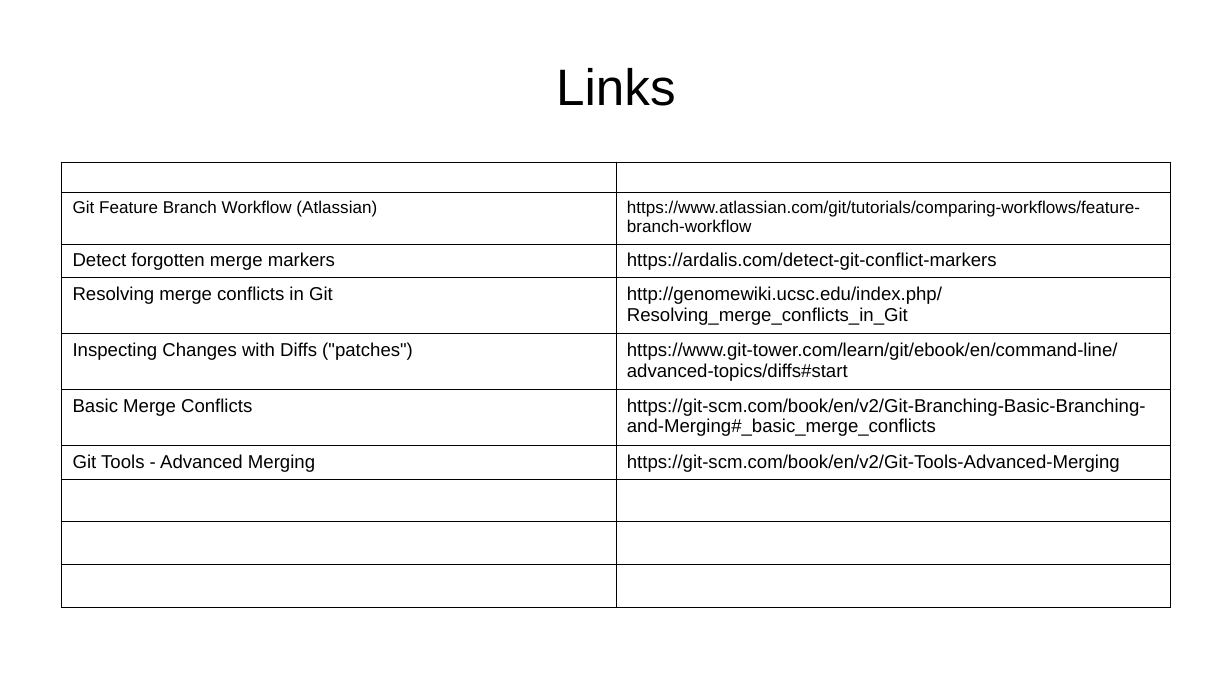
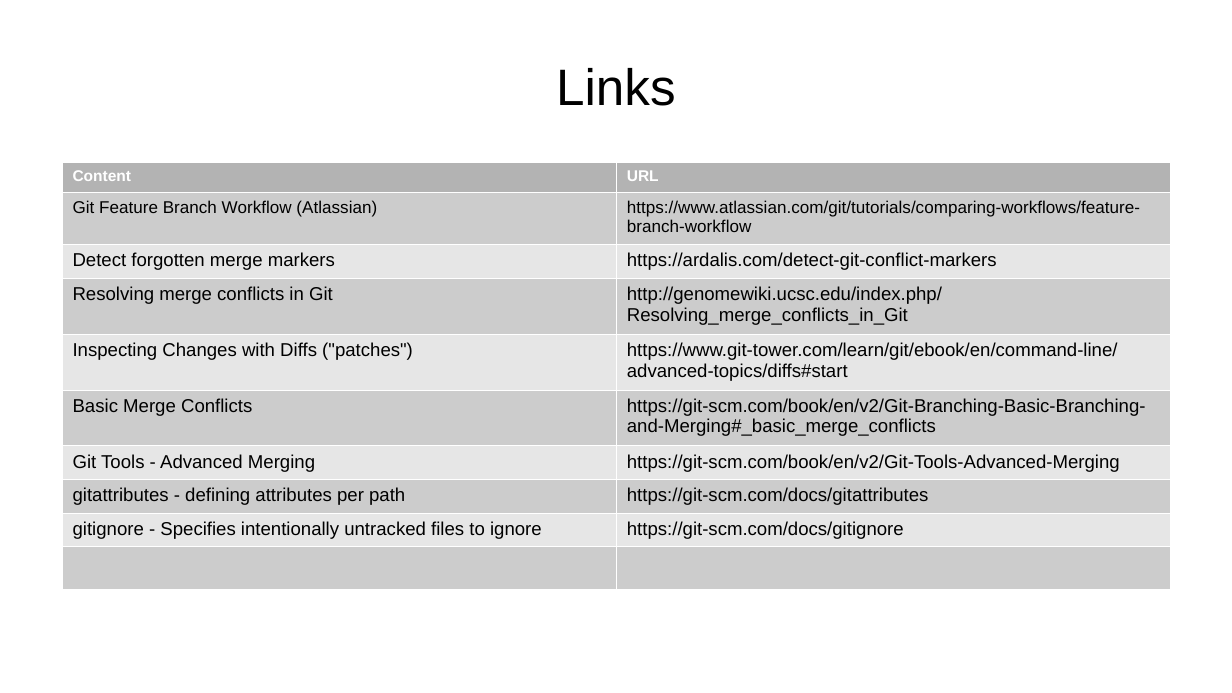
Before and after one commit to aryoda/git_essentials, a slide deck: slide 18 of Introduction to Git collaboration workflows.odp. Drawn at 1232x693 pixels with LibreOffice and Linux fonts; fonts in the diff are those of the drawing. Boxes give left, top, right and bottom in pixels: in the first picture for what was removed or moved away, otherwise in the second. Text is boxed around its words. In the diff, an @@ line names an element or a change of style, - is before the commit and + after.

```diff
--- a/Introduction to Git collaboration workflows.odp
+++ b/Introduction to Git collaboration workflows.odp
@@ table at box(61, 162, 1171, 578) @@
+row 8: gitattributes - defining attributes per path | https://git-scm.com/docs/gitattributes
+row 9: gitignore - Specifies intentionally untracked files to ignore | https://git-scm.com/docs/gitignore
-row 9:  | 
-row 10:  | 
@@ fill none to #B3B3B3 in row 1 @@
@@ fill none to #CCCCCC in 6 cells @@
@@ fill none to #E6E6E6 in 6 cells @@
@@ borders changed @@
```
Also in this commit, not shown: 5 other slides changed.
